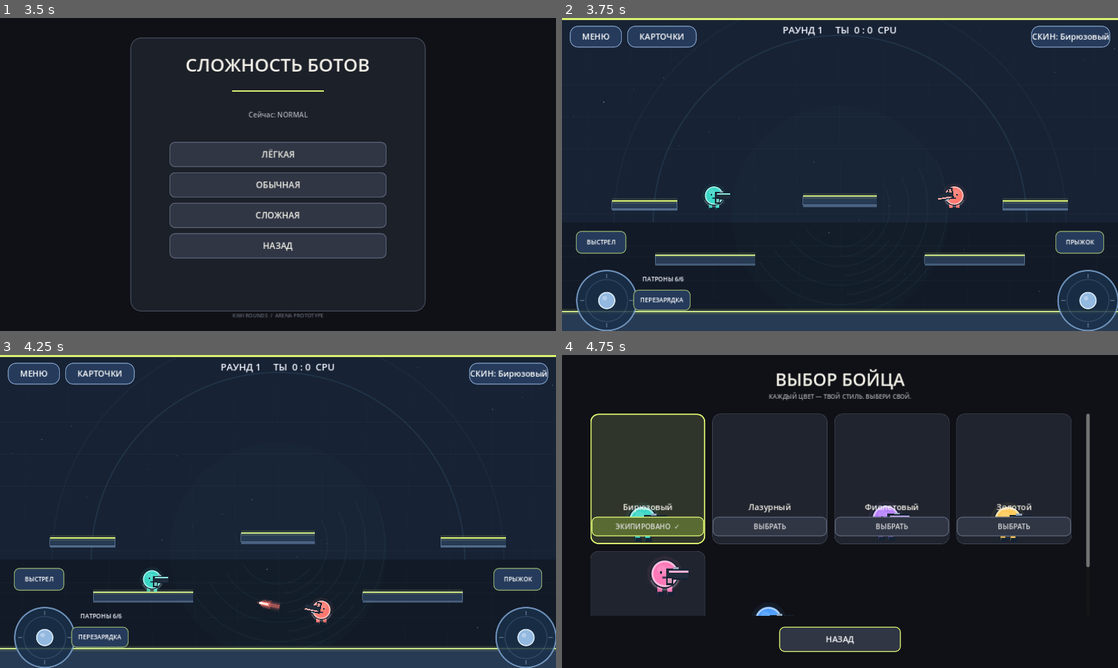
Above: before the commit, frames 1-4 (two rows, left to right).
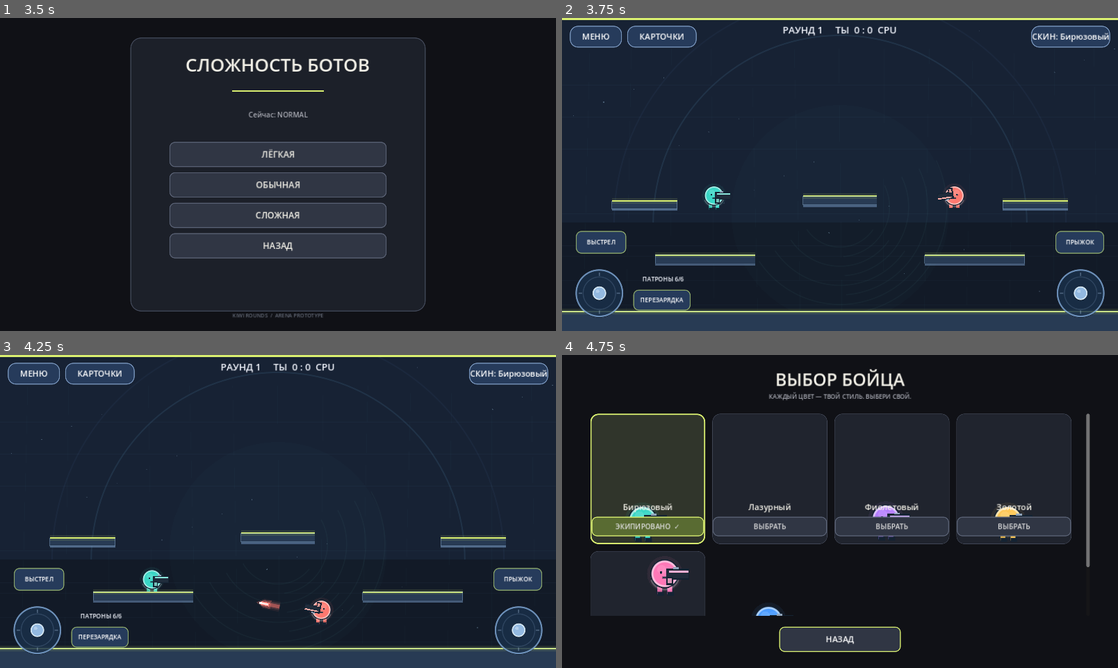
Above: after the commit, the same moments.

Repository: loslam-del/Kiwi-rounds
Game: Godot game, scene res://scenes/main.tscn
The game is run twice, just before and just after one commit, with the same random seed, the same clock (stepped at 60 frames per second) and the same inputs.
Inputs:
- Up to frame 1 (3.5 s): click "ИГРАТЬ" at 0.5 s; click "ОНЛАЙН — ПОЗЖЕ" at 1.25 s; click "НАЗАД" at 2 s; click "ПРОТИВ БОТОВ" at 2.75 s
- Up to frame 2 (3.75 s): click "ЛЁГКАЯ" at 3.5 s
- Up to frame 3 (4.25 s): no input
- Up to frame 4 (4.75 s): click "СКИН: Бирюзовый" at 4.25 s

Frame 1 is identical in both runs. In frame 2, 1.7% of the frame differs, in the area x 2-100%, y 80-100%; in frame 3, 1.7%; in frame 4, nothing differs.

Commit message:
Match joystick minimum size to compact mobile controls

Diff:
--- a/scripts/virtual_joystick.gd
+++ b/scripts/virtual_joystick.gd
@@ -13,7 +13,7 @@
 var mouse_active := false
 
 func _ready() -> void:
-    custom_minimum_size = Vector2(150, 150)
+    custom_minimum_size = Vector2(116, 116)
     mouse_filter = Control.MOUSE_FILTER_STOP
     queue_redraw()
 
